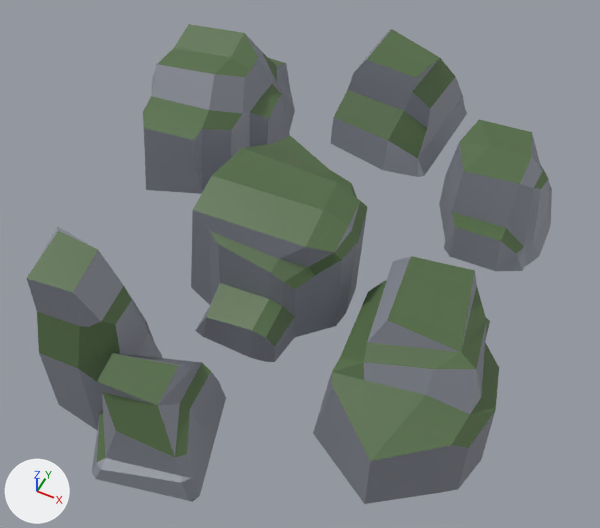
A saved change to the glTF model rt/assets/models/rocks_moss.glb.
Both versions are drawn from a 50 mm camera at (1.37, -2.59, 3.51) aimed at (0.06, 0.04, 0.22). Arrows for +X, +Y and +Z are at lower left; the lights stay in place. The older version comes first.

In view in the first picture: 'Rock_Moss_1', 'Rock_Moss_2', 'Rock_Moss_3', 'Rock_Moss_4', 'Rock_Moss_5', 'Rock_Moss_6.003', 'Rock_Moss_7'.
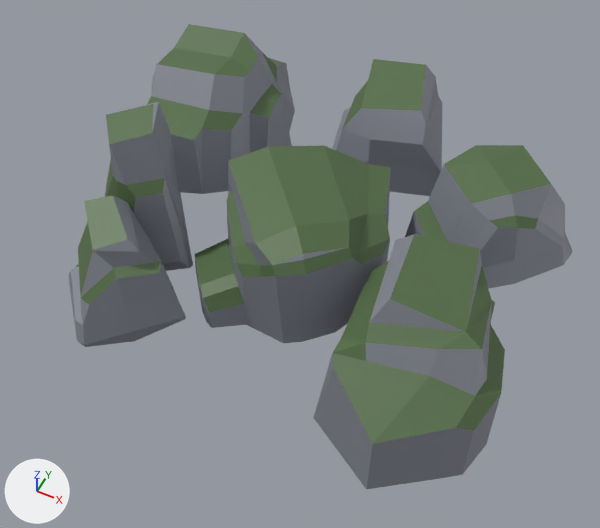
Where the change shows, as pixel boxes [x1, y1, x2, y2] in the pictures (600 x 528 px):
'Rock_Moss_7', moved
    before: [313, 256, 499, 504]
    after: [313, 234, 505, 489]
'Rock_Moss_6.003', turned
    before: [191, 136, 367, 362]
    after: [194, 145, 391, 343]
'Rock_Moss_2', moved, turned
    before: [92, 353, 226, 502]
    after: [68, 195, 186, 347]
'Rock_Moss_1', moved, turned
    before: [27, 227, 162, 430]
    after: [105, 102, 193, 271]
'Rock_Moss_5', moved, turned
    before: [439, 119, 552, 271]
    after: [405, 145, 573, 289]
'Rock_Moss_3', moved, turned
    before: [331, 29, 467, 177]
    after: [332, 59, 442, 196]

What changed in the scene script:
```text
Change ob_rock_moss_1:
    ob_rock_moss_1.location: (-0.57, -0.926, 0.162) -> (-0.837, -0.028, 0.153)
    ob_rock_moss_1.rotation_euler: (0.0, 0.0, 0.0) -> (0.0, 0.0, -1.053)  # degrees (0, 0, 0) -> degrees (0, 0, -60)
Change ob_rock_moss_2:
    ob_rock_moss_2.location: (-0.167, -1.08, -0.023) -> (-0.771, -0.454, 0.088)
    ob_rock_moss_2.rotation_euler: (0.0, 0.0, 0.0) -> (0.0, 0.0, -1.053)  # degrees (0, 0, 0) -> degrees (0, 0, -60)
Change ob_rock_moss_3:
    ob_rock_moss_3.location: (0.115, 1.565, 0.101) -> (-0.02, 1.212, 0.023)
    ob_rock_moss_3.rotation_euler: (0.0, 0.0, 0.0) -> (0.0, 0.0, -2.855)  # degrees (0, 0, 0) -> degrees (0, 0, -164)
Change ob_rock_moss_5:
    ob_rock_moss_5.location: (0.817, 1.105, -0.101) -> (0.849, 0.759, 0.004)
    ob_rock_moss_5.rotation_euler: (0.0, 0.0, 0.0) -> (0.0, 0.0, -0.917)  # degrees (0, 0, 0) -> degrees (0, 0, -53)
Change ob_rock_moss_6_003:
    ob_rock_moss_6_003.rotation_euler: (0.0, 0.0, 0.0) -> (0.0, 0.0, -0.887)  # degrees (0, 0, 0) -> degrees (0, 0, -51)
Change ob_rock_moss_7:
    ob_rock_moss_7.location: (0.943, -0.219, 0.056) -> (0.943, -0.219, 0.204)
```
